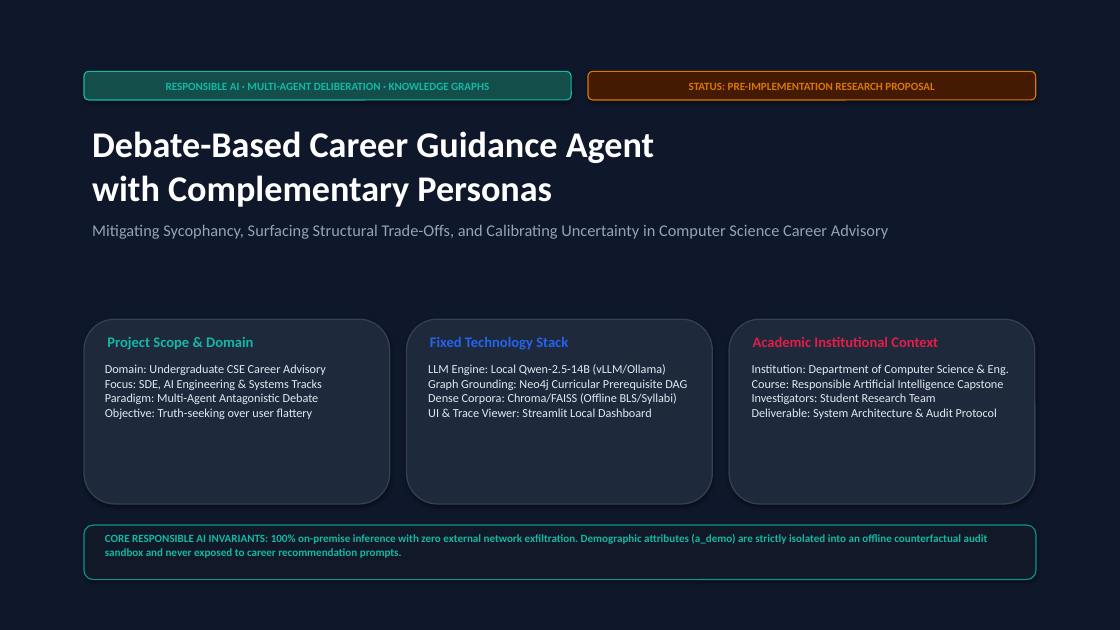
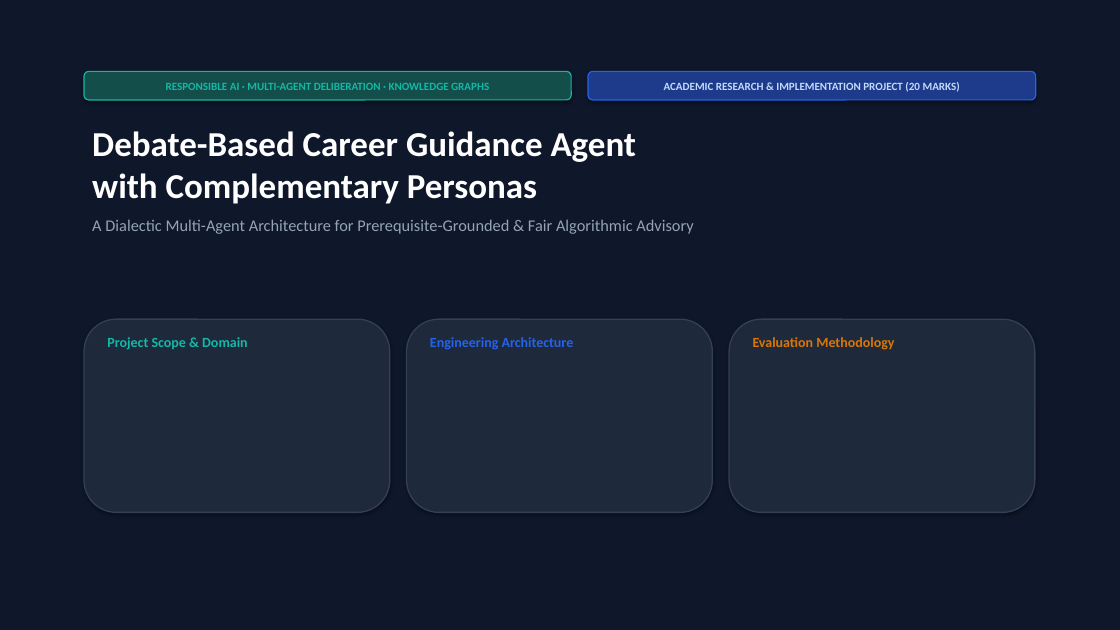
Before and after one commit to parth2024-tech/rai-project, a slide deck: slide 1 of Final_Presentation.pptx. Drawn at 1120x630 pixels with LibreOffice and Linux fonts; fonts in the diff are those of the drawing. Boxes give left, top, right and bottom in pixels: in the first picture for what was removed or moved away, otherwise in the second. Text is boxed around its words. In the diff, an @@ line names an element or a change of style, - is before the commit and + after.

Commit message:
feat(presentation): 18-slide conference deck strictly aligned with the 7 academic evaluation sections

```diff
--- a/Final_Presentation.pptx
+++ b/Final_Presentation.pptx
@@ rounded rectangle "ACADEMIC RESEARCH & IMPLEMENTATION PROJECT ..." at (x1=588, y1=71, x2=1036, y2=100): fill #451A03 to #1E3A8A; outline #D97706 1 pt to #2563EB 1 pt @@
@@ text in rounded rectangle at (x1=664, y1=82, x2=960, y2=92): text changed; text colour #D97706 to #BFDBFE @@
-STATUS: PRE-IMPLEMENTATION RESEARCH PROPOSAL
+ACADEMIC RESEARCH & IMPLEMENTATION PROJECT (20 MARKS)
@@ text at (x1=92, y1=131, x2=637, y2=204): size 31 to 30 pt in "Debate-Based Career Guidance Agent with Complementary Person ..."; less space between paragraphs @@
@@ text at (x1=92, y1=219, x2=693, y2=234): text changed @@
-Mitigating Sycophancy, Surfacing Structural Trade-Offs, and Calibrating Uncertainty in Computer Science Career Advisory
+A Dialectic Multi-Agent Architecture for Prerequisite-Grounded & Fair Algorithmic Advisory
@@ rounded rectangle resized from (x1=84, y1=319, x2=390, y2=504) to (x1=84, y1=319, x2=390, y2=513) @@
@@ text "Project Scope & Domain" at (x1=107, y1=337, x2=248, y2=350): size 12.5 to 12 pt @@
@@ rounded rectangle resized from (x1=407, y1=319, x2=712, y2=504) to (x1=407, y1=319, x2=712, y2=513) @@
@@ rounded rectangle resized from (x1=729, y1=319, x2=1035, y2=504) to (x1=729, y1=319, x2=1035, y2=513) @@
@@ text at (x1=430, y1=337, x2=574, y2=350): text changed; size 12.5 to 12 pt @@
-Fixed Technology Stack
+Engineering Architecture
@@ text at (x1=753, y1=337, x2=894, y2=350): text changed; size 12.5 to 12 pt; text colour #E11D48 to #D97706 @@
-Academic Institutional Context
+Evaluation Methodology
@@ text removed at (x1=105, y1=364, x2=326, y2=419) @@
-Domain: Undergraduate CSE Career Advisory
-Focus: SDE, AI Engineering & Systems Tracks
-Paradigm: Multi-Agent Antagonistic Debate
-Objective: Truth-seeking over user flattery
@@ text removed at (x1=428, y1=364, x2=687, y2=417) @@
-LLM Engine: Local Qwen-2.5-14B (vLLM/Ollama)
-Graph Grounding: Neo4j Curricular Prerequisite DAG
-Dense Corpora: Chroma/FAISS (Offline BLS/Syllabi)
-UI & Trace Viewer: Streamlit Local Dashboard
@@ text removed at (x1=752, y1=364, x2=1009, y2=419) @@
-Institution: Department of Computer Science & Eng.
-Course: Responsible Artificial Intelligence Capstone
-Investigators: Student Research Team
-Deliverable: System Architecture & Audit Protocol
@@ rounded rectangle removed at (x1=84, y1=525, x2=1036, y2=580) @@
@@ text removed at (x1=105, y1=534, x2=988, y2=558) @@
-CORE RESPONSIBLE AI INVARIANTS: 100% on-premise inference with zero external network exfiltration. Demographic attributes (a_demo) are strictly isolated into an offline counterfactual audit sandbox and never exposed to career recommendation prompts.
```
Also in this commit, not shown: 17 slides added, 17 slides removed, 3 other files.
